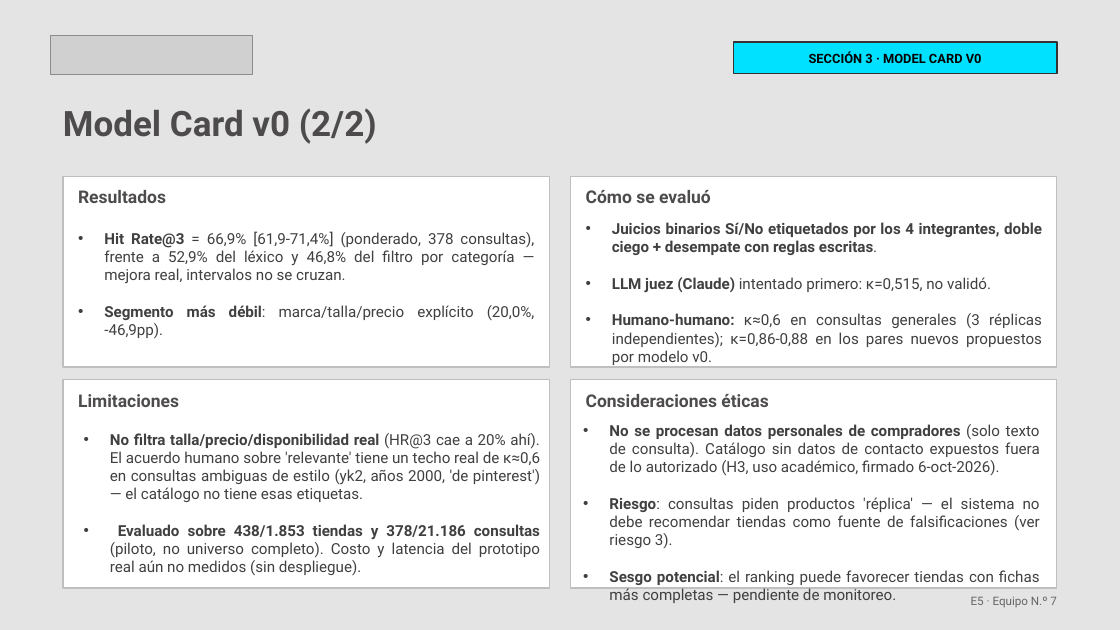
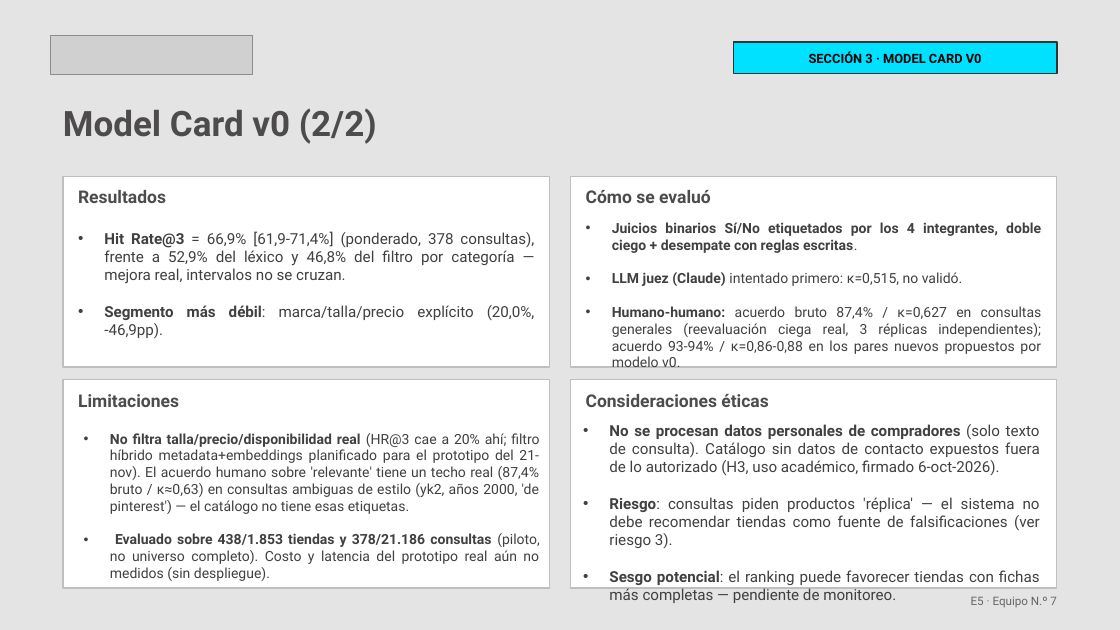
Before and after one commit to chris2009/portal-gamarrino-AI, a slide deck: slide 8 of E5_Equipo7_Portal_Gamarrino.pptx. Drawn at 1120x630 pixels with LibreOffice and Linux fonts; fonts in the diff are those of the drawing; grey boxes stand for pictures. Boxes give left, top, right and bottom in pixels: in the first picture for what was removed or moved away, otherwise in the second. Text is boxed around its words. In the diff, an @@ line names an element or a change of style, - is before the commit and + after.

Commit message:
Corregir E5 segun feedback del asesor: acuerdo vs kappa, meta 70%, segmentos y riesgos
Separa acuerdo bruto de kappa de Cohen (se confirmaron 3 casos donde el
resumen llamaba "acuerdo" a lo que en realidad era kappa, incluyendo uno
reconstruido y validado cruzando ground_truth_361_FINAL.xlsx contra
desacuerdos_jhomar_vs_hugo.xlsx: coincide exacto, 48/48 filas). Aclara
que el modelo v0 supero los baselines pero no alcanzo la meta
pre-registrada de 70% (66,9%). Agrega IC95% y n sin ponderar a la tabla
de segmentos. Corrige el umbral de kappa del riesgo 1 (0.70 -> 0.80,
igual al de la rubrica), pone fecha a los riesgos 2 y 3, y define que el
agente rechaza consultas de replica (antes solo una regla de evaluacion).

```diff
--- a/E5_Equipo7_Portal_Gamarrino.pptx
+++ b/E5_Equipo7_Portal_Gamarrino.pptx
@@ text at bbox=[612, 222, 1041, 286]: size 13 to 12 pt in "Juicios binarios Sí/No etiquetados por los 4 ...", "LLM juez (Claude) intentado primero: κ=0,515, no ..." @@
@@ text at bbox=[612, 306, 1042, 368]: text changed; size 13 to 12 pt @@
-• Humano-humano: κ≈0,6 en consultas generales (3 réplicas independientes); κ=0,86-0,88 en los pares nuevos propuestos por modelo v0.
+• Humano-humano: acuerdo bruto 87,4% / κ=0,627 en consultas generales (reevaluación ciega real, 3 réplicas independientes); acuerdo 93-94% / κ=0,86-0,88 en los pares nuevos propuestos por modelo v0.
@@ text at bbox=[110, 433, 539, 514]: text changed; size 13 to 12 pt @@
-• No filtra talla/precio/disponibilidad real (HR@3 cae a 20% ahí). El acuerdo humano sobre 'relevante' tiene un techo real de κ≈0,6 en consultas ambiguas de estilo (yk2, años 2000, 'de pinterest') — el catálogo no tiene esas etiquetas.
+• No filtra talla/precio/disponibilidad real (HR@3 cae a 20% ahí; filtro híbrido metadata+embeddings planificado para el prototipo del 21-nov). El acuerdo humano sobre 'relevante' tiene un techo real (87,4% bruto / κ≈0,63) en consultas ambiguas de estilo (yk2, años 2000, 'de pinterest') — el catálogo no tiene esas etiquetas.
@@ text at bbox=[110, 533, 540, 581]: size 13 to 12 pt in "Evaluado sobre 438/1.853 tiendas y 378/21.186 consultas ..." @@
```
Also in this commit, not shown: 4 other slides changed, 4 other files.
